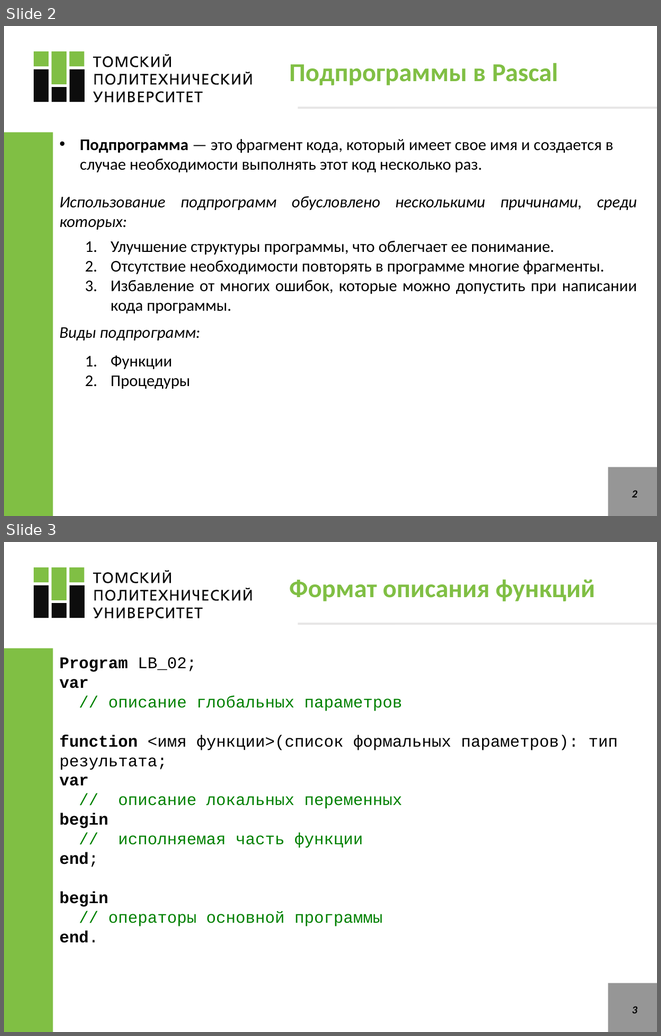
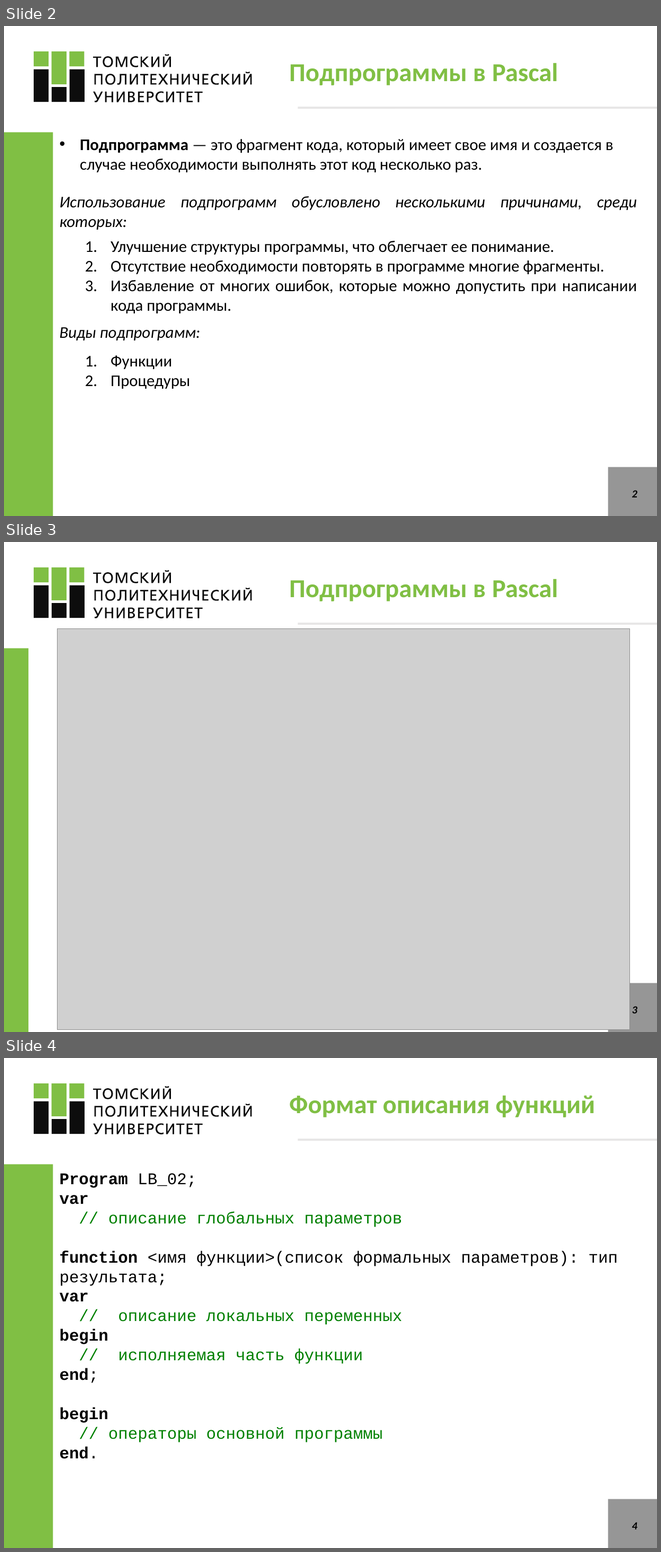
Before and after one commit to VChuzlov/Pascal-labs, a slide deck: LB_7/ЛБ_07.pptx. Shown one above the other, each under a label of ours: slides 2 and 3 before the commit, slides 2, 3 and 4 after it. The pictures are 661x1036 and 661x1552 pixels, drawn with LibreOffice and Linux fonts; fonts in the diff are those of the drawing; grey boxes stand for pictures. Boxes give left, top, right and bottom in pixels: in the first picture for what was removed or moved away, otherwise in the second. Text is boxed around its words. In the diff, an @@ line names an element or a change of style, - is before the commit and + after.

```diff
--- a/LB_7/ЛБ_07.pptx
+++ b/LB_7/ЛБ_07.pptx
@@ slide 3 added at <box>4,542,657,1032</box>, background #FFFFFF @@
@@ freeform shape added at <box>34,567,85,600</box>, fill #80BF44 @@
@@ freeform shape added at <box>93,570,252,618</box>, fill #0D0D0D @@
@@ freeform shape added at <box>34,585,85,618</box>, fill #0D0D0D @@
@@ text added at <box>289,579,558,601</box>, 28.6 pt, text #80BF44, bold @@
+Подпрограммы в Pascal
@@ picture added at <box>58,629,630,1030</box> @@
@@ line added from (298, 624) to (657, 624), #E7E6E6 2.25 pt @@
@@ rectangle added at <box>4,649,28,1032</box>, fill #80BF44 @@
@@ rectangle added at <box>608,983,657,1032</box>, fill #969696 @@
@@ page number added at <box>632,1006,637,1013</box>, 12 pt, text #000000, bold, italic @@
+3
@@ what was slide 3 is now slide 4 @@
@@ page number at <box>632,1522,637,1529</box>: text changed @@
-3
+4
```
Also in this commit, not shown: 1 other file.
